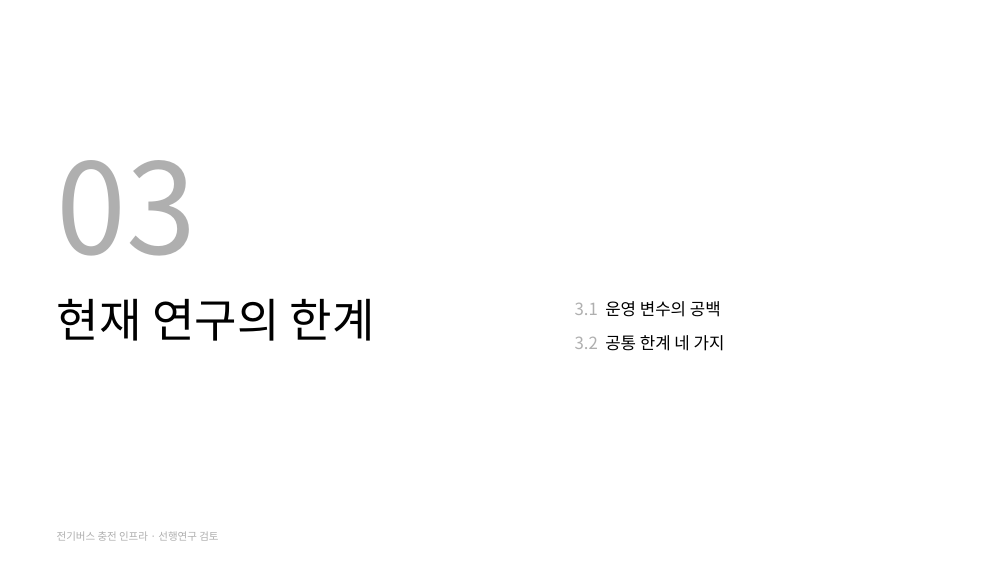
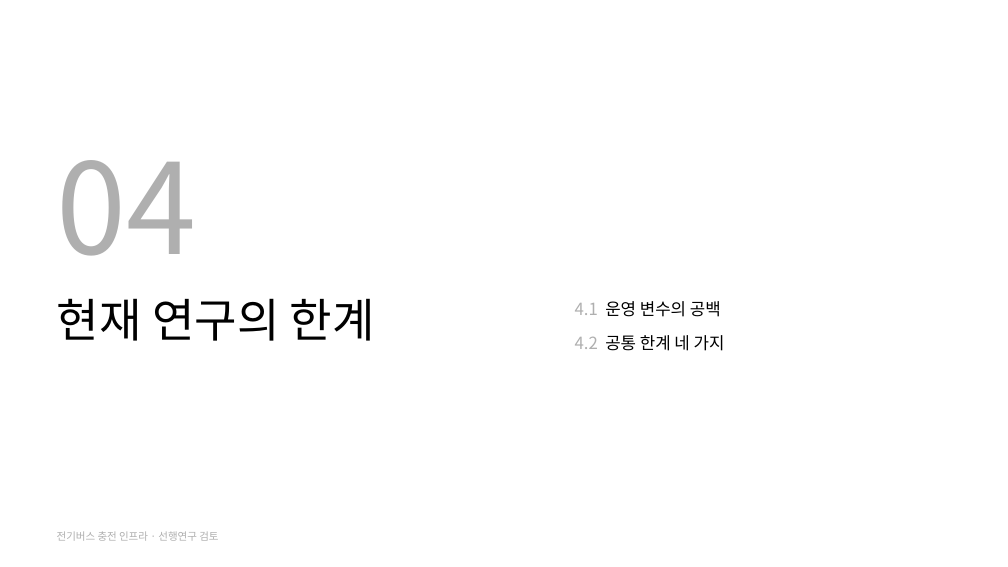
Before and after one commit to jujuwon7/presentation, a slide deck: slide 15 of 전기버스_충전인프라_선행연구_검토.pptx (slide 9 before the commit). Drawn at 1008x567 pixels with LibreOffice and Linux fonts; fonts in the diff are those of the drawing. Boxes give left, top, right and bottom in pixels: in the first picture for what was removed or moved away, otherwise in the second. Text is boxed around its words. In the diff, an @@ line names an element or a change of style, - is before the commit and + after.

```diff
--- a/전기버스_충전인프라_선행연구_검토.pptx
+++ b/전기버스_충전인프라_선행연구_검토.pptx
@@ text at (57,160,197,256): text changed @@
-03
+04
@@ text at (575,301,725,351): text changed @@
-3.1 운영 변수의 공백
-3.2 공통 한계 네 가지
+4.1 운영 변수의 공백
+4.2 공통 한계 네 가지
```
Also in this commit, not shown: 13 other slides changed, 6 slides added.
